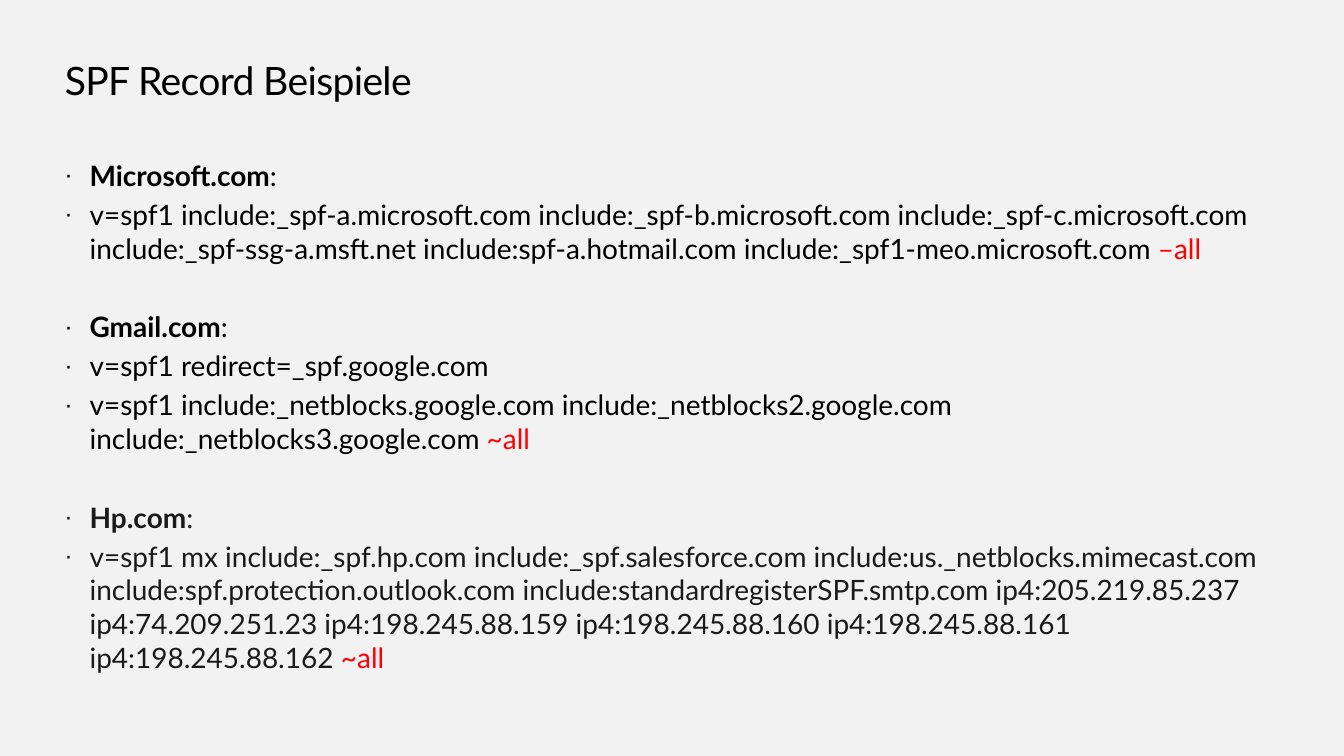
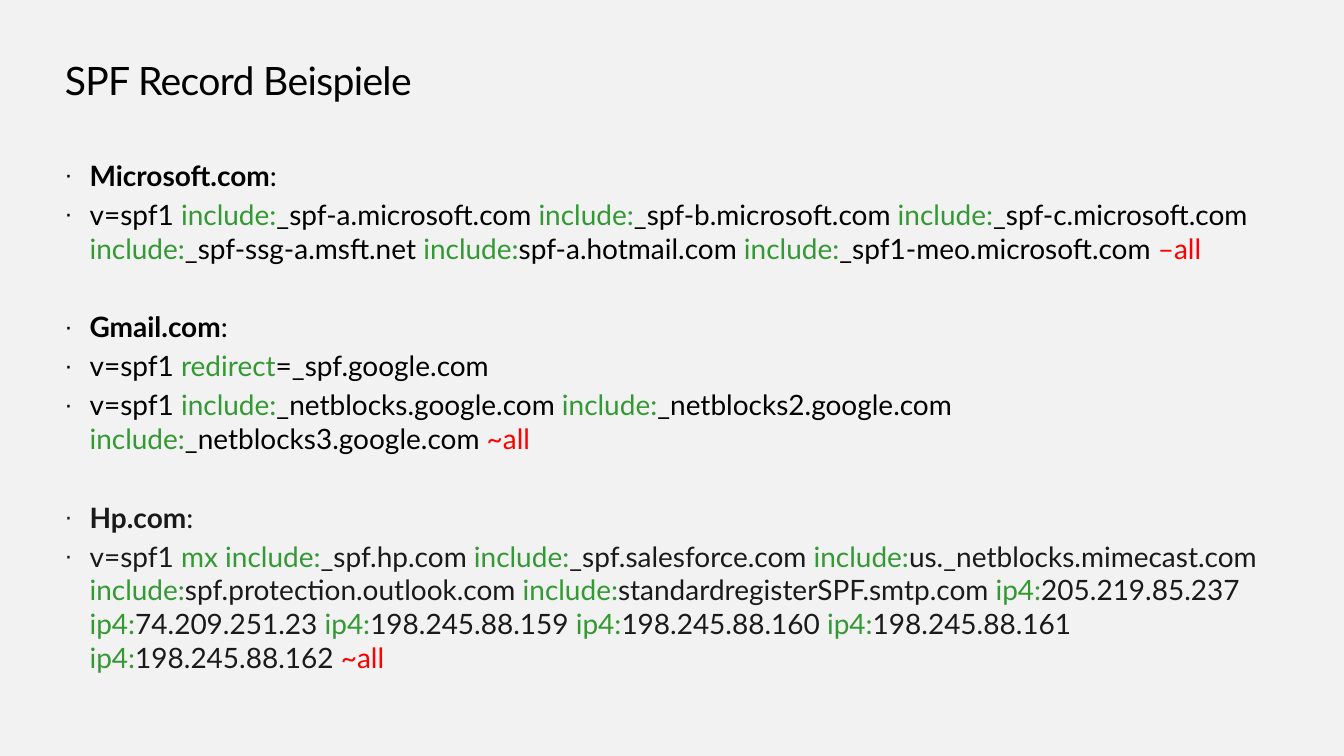
Before and after one commit to EnterpriseTrainingCenter/ExchangeServer, a slide deck: slide 22 of SMEXOP/SMEXOP_V1.0.pptx (slide 23 before the commit). Drawn at 1344x756 pixels with LibreOffice and Linux fonts; fonts in the diff are those of the drawing; background and template pictures are left out. Boxes give left, top, right and bottom in pixels: in the first picture for what was removed or moved away, otherwise in the second. Text is boxed around its words. In the diff, an @@ line names an element or a change of style, - is before the commit and + after.

```diff
--- a/SMEXOP/SMEXOP_V1.0.pptx
+++ b/SMEXOP/SMEXOP_V1.0.pptx
@@ text at (90, 204, 1257, 673): text colour #000000 to #339933 in "include:_spf-a.microsoft.com include:_spf-b.microsoft.com in ...", "redirect=_spf.google.com", "include:_netblocks.google.com include:_netblocks2.google.com ..."; text colour #1A1A1A to #339933 in "mx include:_spf.hp.com include:_spf.salesforce.com include:u ..." @@
```
Also in this commit, not shown: 7 other slides changed, 1 slide added.
